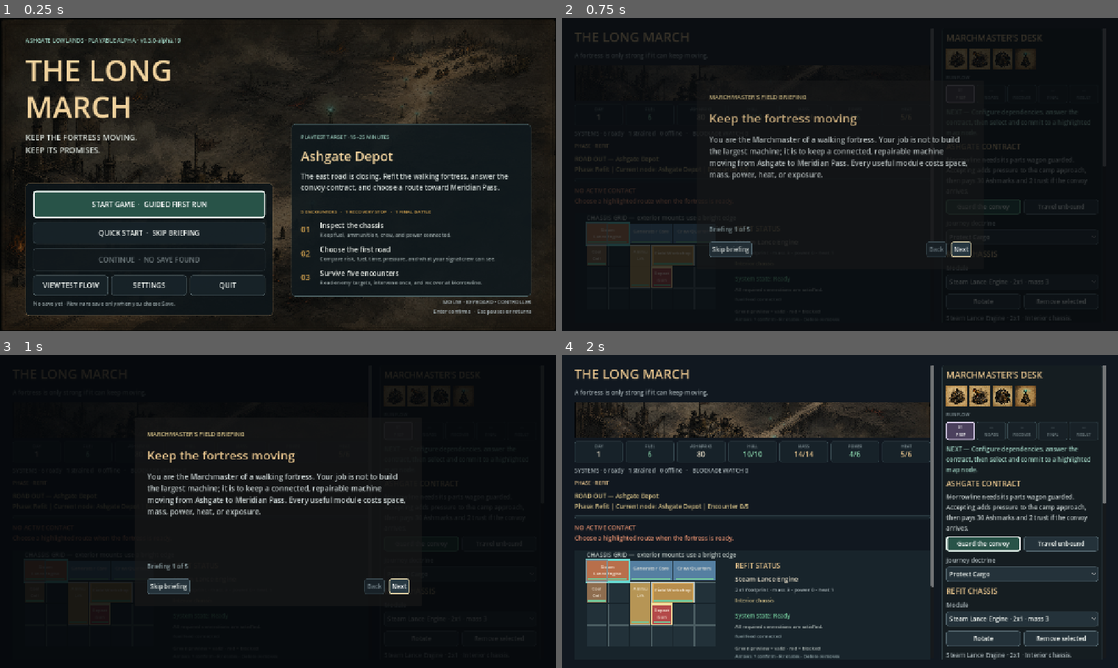
Above: before the commit, frames 1-4 (two rows, left to right).
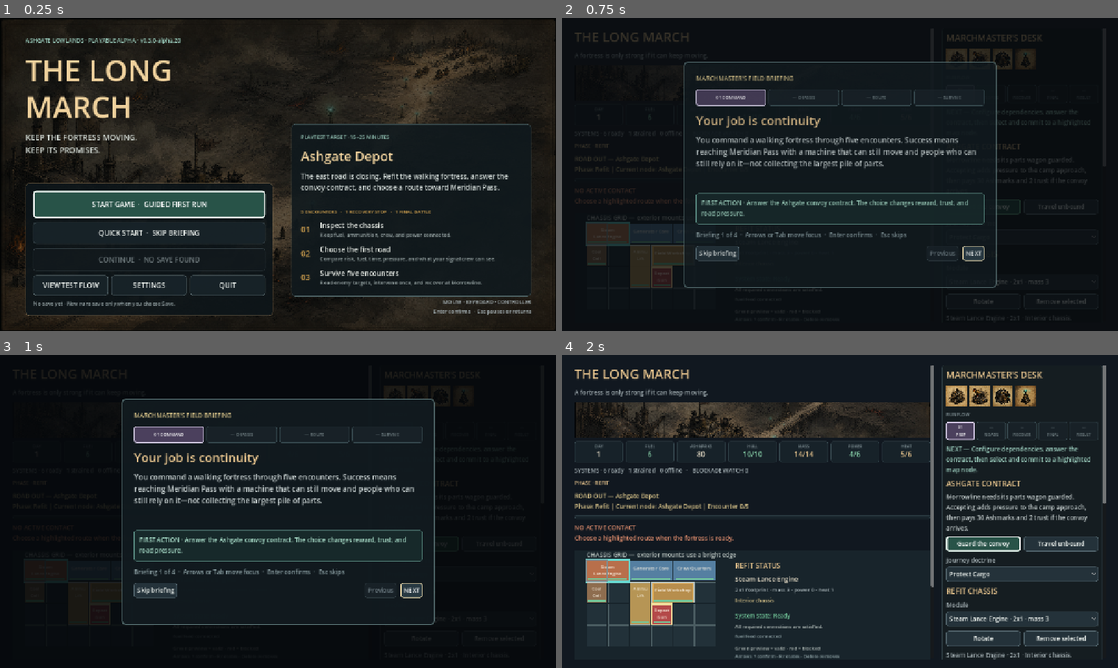
Above: after the commit, the same moments.

Repository: raphaelroshan/the-long-march
Game: Godot game, scene res://scenes/App.tscn
The game is run twice, just before and just after one commit, with the same random seed, the same clock (stepped at 60 frames per second) and the same inputs.
Inputs:
- Up to frame 1 (0.25 s): no input
- Up to frame 2 (0.75 s): click "START GAME · GUIDED FIRST RUN" at 0.5 s
- Up to frame 3 (1 s): no input
- Up to frame 4 (2 s): click "Skip briefing" at 1.25 s

The runs differ from the first frame. In frame 1, less than 0.1% of the frame differs, in the area x 31-33%, y 6-8%; in frame 2, 7.0%; in frame 3, 7.4%, in the area x 21-79%, y 14-87%; in frame 4, nothing differs.

Commit message:
Refine the guided first-run briefing

Diff:
--- a/project.godot
+++ b/project.godot
@@ -4,7 +4,7 @@
 
 [application]
 config/name="The Long March"
-config/version="0.3.0-alpha.19"
+config/version="0.3.0-alpha.20"
 run/main_scene="res://scenes/App.tscn"
 config/features=PackedStringArray("4.4", "GL Compatibility")
 
--- a/src/ui/main.gd
+++ b/src/ui/main.gd
@@ -15,26 +15,27 @@
 const SAVE_PATH := "user://the_long_march_prototype.save"
 const ONBOARDING_PATH := "user://the_long_march_onboarding_v1.complete"
 const RUN_FLOW_STEPS := ["PREP", "ROADS", "RECOVER", "FINAL", "RESULT"]
+const ONBOARDING_LABELS := ["COMMAND", "CHASSIS", "ROUTE", "SURVIVE"]
 const ONBOARDING_STEPS := [
 	{
-		"title": "Keep the fortress moving",
-		"body": "You are the Marchmaster of a walking fortress. Your job is not to build the largest machine; it is to keep a connected, repairable machine moving from Ashgate to Meridian Pass. Every useful module costs space, mass, power, heat, or exposure."
+		"title": "Your job is continuity",
+		"body": "You command a walking fortress through five encounters. Success means reaching Meridian Pass with a machine that can still move and people who can still rely on it—not collecting the largest pile of parts.",
+		"action": "FIRST ACTION · Answer the Ashgate convoy contract. The choice changes reward, trust, and road pressure."
 	},
 	{
-		"title": "Build around dependencies",
-		"body": "Select a module on the chassis to inspect it. Engines need orthogonally adjacent fuel. Weapons prefer an adjacent Ammunition Lift. Workshops need adjacent Crew Quarters and work better beside Parts. Ready, strained, and offline states update immediately as you refit."
+		"title": "Read the machine",
+		"body": "Select an installed module to see what keeps it Ready. Engines need adjacent fuel; weapons benefit from ammunition lifts; workshops need crew and work better beside parts. Moving one system can weaken another.",
+		"action": "TRY THIS · Select the Steam Lance Engine and read its dependency status before changing the layout."
 	},
 	{
-		"title": "Choose a road and a promise",
-		"body": "The authored map shows two or three forward nodes with known, forecast, or unscouted information. The visible blockade clock changes optional routes but never removes the only recovery road. Your doctrine changes who the fortress protects and how it fights."
+		"title": "Choose, review, then commit",
+		"body": "Cyan map nodes are reachable. Known routes reveal exact danger; forecasts reveal a class of danger; unscouted roads remain uncertain. Selecting a route is only a preview. A separate Commit action pays its fuel and time cost.",
+		"action": "LOOK FOR · Compare risk, fuel, pressure, visibility, and doctrine before committing the fortress."
 	},
 	{
-		"title": "Read the battle",
-		"body": "Advance one encounter step at a time. Enemies name their target, modules explain their attacks, and dependency failures appear in the report. You may issue one emergency order per encounter. Select a module first if you intend to seal it."
-	},
-	{
-		"title": "Recover, adapt, finish",
-		"body": "Morrowline gives you two paid service actions and free refitting midway through the five-encounter chapter. Save whenever you need to stop. At the end, use Playtest feedback to create a local JSON bundle; nothing is uploaded automatically."
+		"title": "Read, intervene, recover",
+		"body": "Battles advance one readable step at a time. Enemies name their targets and the report explains dependency failures. You may issue one emergency order per encounter, then refit and recover at Morrowline before the final road.",
+		"action": "IN CONTACT · Read the current target before advancing. At the end, record what felt clear or confusing."
 	}
 ]
 
@@ -104,7 +105,10 @@
 var onboarding_overlay: Control
 var onboarding_title_label: Label
 var onboarding_body_label: Label
+var onboarding_action_label: Label
 var onboarding_progress_label: Label
+var onboarding_step_panels: Array[PanelContainer] = []
+var onboarding_step_labels: Array[Label] = []
 var onboarding_back_button: Button
 var onboarding_next_button: Button
 var onboarding_skip_button: Button
@@ -678,30 +682,56 @@
 	center.set_anchors_and_offsets_preset(Control.PRESET_FULL_RECT)
 	onboarding_overlay.add_child(center)
 	var panel := PanelContainer.new()
-	panel.custom_minimum_size = Vector2(660, 430)
+	panel.custom_minimum_size = Vector2(720, 520)
+	panel.add_theme_stylebox_override("panel", _flat_style(Color("#111a1ff7"), Color("#688587"), 2, 8, 0))
 	center.add_child(panel)
 	var margin := MarginContainer.new()
 	for side in ["left", "top", "right", "bottom"]:
 		margin.add_theme_constant_override("margin_" + side, 28)
 	panel.add_child(margin)
 	var content := VBoxContainer.new()
-	content.add_theme_constant_override("separation", 18)
+	content.add_theme_constant_override("separation", 14)
 	margin.add_child(content)
 	var eyebrow := Label.new()
 	eyebrow.text = "MARCHMASTER'S FIELD BRIEFING"
 	eyebrow.add_theme_color_override("font_color", Color("#d8c389"))
 	content.add_child(eyebrow)
+	var stepper := HBoxContainer.new()
+	stepper.add_theme_constant_override("separation", 6)
+	content.add_child(stepper)
+	for step_label in ONBOARDING_LABELS:
+		var step_panel := PanelContainer.new()
+		step_panel.custom_minimum_size = Vector2(0, 38)
+		step_panel.size_flags_horizontal = Control.SIZE_EXPAND_FILL
+		stepper.add_child(step_panel)
+		var label := Label.new()
+		label.text = String(step_label)
+		label.horizontal_alignment = HORIZONTAL_ALIGNMENT_CENTER
+		label.vertical_alignment = VERTICAL_ALIGNMENT_CENTER
+		label.add_theme_font_size_override("font_size", 10)
+		step_panel.add_child(label)
+		onboarding_step_panels.append(step_panel)
+		onboarding_step_labels.append(label)
 	onboarding_title_label = Label.new()
 	onboarding_title_label.add_theme_font_size_override("font_size", 28)
 	onboarding_title_label.add_theme_color_override("font_color", Color("#e8c58e"))
 	content.add_child(onboarding_title_label)
 	onboarding_body_label = Label.new()
 	onboarding_body_label.autowrap_mode = TextServer.AUTOWRAP_WORD_SMART
-	onboarding_body_label.custom_minimum_size = Vector2(600, 190)
+	onboarding_body_label.custom_minimum_size = Vector2(650, 120)
 	onboarding_body_label.add_theme_font_size_override("font_size", 17)
 	onboarding_body_label.add_theme_color_override("font_color", Color("#c8d1d1"))
 	content.add_child(onboarding_body_label)
+	var action_panel := PanelContainer.new()
+	action_panel.add_theme_stylebox_override("panel", _flat_style(Color("#17292a"), Color("#5b8c83"), 1, 5, 12))
+	content.add_child(action_panel)
+	onboarding_action_label = Label.new()
+	onboarding_action_label.autowrap_mode = TextServer.AUTOWRAP_WORD_SMART
+	onboarding_action_label.custom_minimum_size = Vector2(620, 48)
+	onboarding_action_label.add_theme_color_override("font_color", Color("#aee4cf"))
+	action_panel.add_child(onboarding_action_label)
 	onboarding_progress_label = Label.new()
+	onboarding_progress_label.text = "Arrows or Tab move focus · Enter confirms · Esc skips"
 	onboarding_progress_label.add_theme_color_override("font_color", Color("#8fa3a7"))
 	content.add_child(onboarding_progress_label)
 	var actions := HBoxContainer.new()
@@ -714,7 +744,7 @@
 	spacer.size_flags_horizontal = Control.SIZE_EXPAND_FILL
 	actions.add_child(spacer)
 	onboarding_back_button = Button.new()
-	onboarding_back_button.text = "Back"
+	onboarding_back_button.text = "Previous"
 	onboarding_back_button.pressed.connect(_on_onboarding_back)
 	actions.add_child(onboarding_back_button)
 	onboarding_next_button = Button.new()
@@ -806,9 +836,25 @@
 	var step: Dictionary = ONBOARDING_STEPS[onboarding_step]
 	onboarding_title_label.text = String(step.title)
 	onboarding_body_label.text = String(step.body)
-	onboarding_progress_label.text = "Briefing %d of %d" % [onboarding_step + 1, ONBOARDING_STEPS.size()]
+	onboarding_action_label.text = String(step.action)
+	onboarding_progress_label.text = "Briefing %d of %d  ·  Arrows or Tab move focus  ·  Enter confirms  ·  Esc skips" % [onboarding_step + 1, ONBOARDING_STEPS.size()]
+	for index in range(onboarding_step_panels.size()):
+		var panel := onboarding_step_panels[index]
+		var label := onboarding_step_labels[index]
+		if index < onboarding_step:
+			panel.add_theme_stylebox_override("panel", _flat_style(Color("#183329"), Color("#4e8d72"), 1, 4, 3))
+			label.text = "✓ %s" % ONBOARDING_LABELS[index]
+			label.add_theme_color_override("font_color", Color("#9fddbd"))
+		elif index == onboarding_step:
+			panel.add_theme_stylebox_override("panel", _flat_style(Color("#4b405d"), Color("#eee2ff"), 2, 4, 2))
+			label.text = "%02d %s" % [index + 1, ONBOARDING_LABELS[index]]
+			label.add_theme_color_override("font_color", Color("#ffffff"))
+		else:
+			panel.add_theme_stylebox_override("panel", _flat_style(Color("#182127"), Color("#35474d"), 1, 4, 3))
+			label.text = "— %s" % ONBOARDING_LABELS[index]
+			label.add_theme_color_override("font_color", Color("#738286"))
 	onboarding_back_button.disabled = onboarding_step == 0
-	onboarding_next_button.text = "Begin the march" if onboarding_step == ONBOARDING_STEPS.size() - 1 else "Next"
+	onboarding_next_button.text = "ENTER ASHGATE" if onboarding_step == ONBOARDING_STEPS.size() - 1 else "NEXT"
 
 func _on_onboarding_back() -> void:
 	onboarding_step = maxi(0, onboarding_step - 1)
--- a/tests/test_prototype_flow.gd
+++ b/tests/test_prototype_flow.gd
@@ -64,7 +64,11 @@
 	await process_frame
 	await process_frame
 	_expect(game.onboarding_overlay.visible, "a first run should open the Marchmaster briefing")
+	_expect(game.ONBOARDING_STEPS.size() == 4 and game.onboarding_step_panels.size() == 4, "the guided briefing should use four concise, visible stages")
+	_expect(game.onboarding_action_label.text.begins_with("FIRST ACTION"), "each briefing page should name a concrete player action")
 	for _step in range(game.ONBOARDING_STEPS.size()):
+		if _step == game.ONBOARDING_STEPS.size() - 1:
+			_expect(game.onboarding_next_button.text == "ENTER ASHGATE", "the final briefing action should clearly enter the playable stage")
 		game.onboarding_next_button.pressed.emit()
 		await process_frame
 	_expect(not game.onboarding_overlay.visible and FileAccess.file_exists(onboarding_path), "completing onboarding should dismiss it and persist the choice")
Not shown, changed: export_presets.cfg
Not shown, changed: README.md
Not shown, changed: docs/decision_log.md
